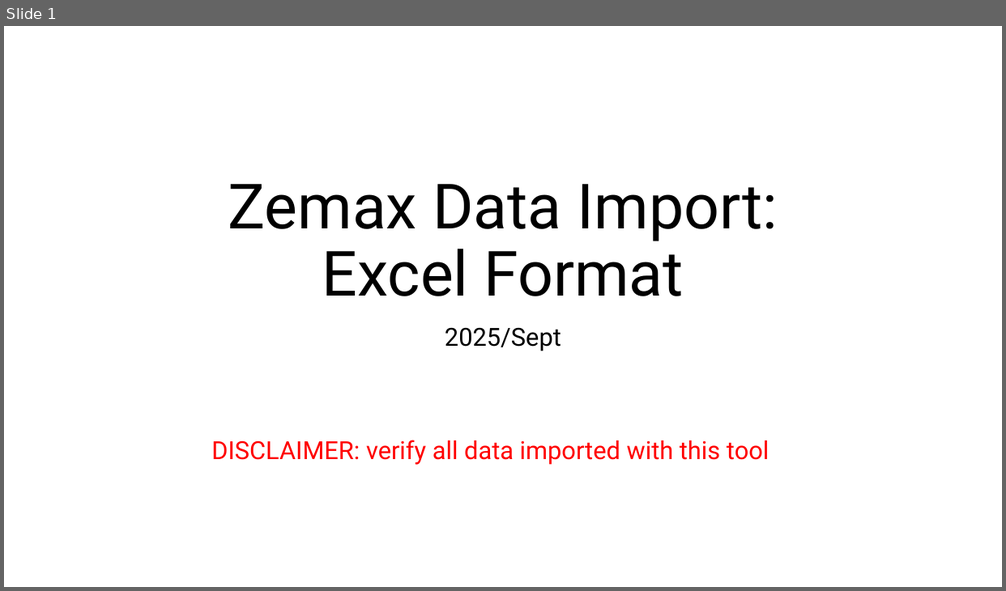
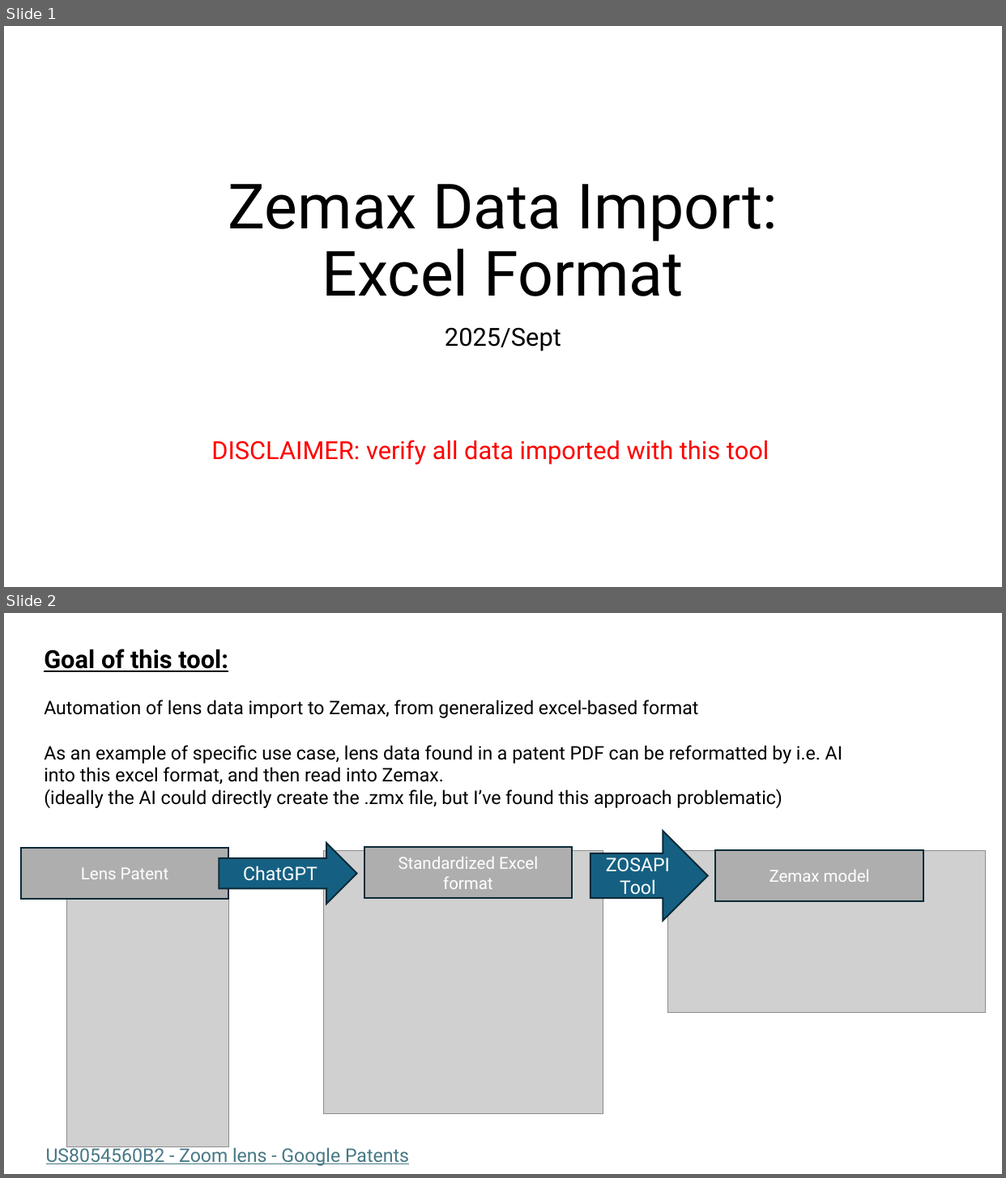
Before and after one commit to ZachDerocher/zemax-xlsx-import, a slide deck: Excel-Format-Guide.pptx. Shown one above the other, each under a label of ours: slide 1 before the commit, slides 1 and 2 after it. The pictures are 1006x591 and 1006x1178 pixels, drawn with LibreOffice and Linux fonts; fonts in the diff are those of the drawing; grey boxes stand for pictures. Boxes give left, top, right and bottom in pixels: in the first picture for what was removed or moved away, otherwise in the second. Text is boxed around its words. In the diff, an @@ line names an element or a change of style, - is before the commit and + after.

```diff
--- a/Excel-Format-Guide.pptx
+++ b/Excel-Format-Guide.pptx
@@ slide 2 added at (4, 613, 1002, 1174), background #FFFFFF @@
@@ text added at (44, 649, 842, 808), 18 pt, text #000000 @@
+Goal of this tool:
+Automation of lens data import to Zemax, from generalized excel-based format
+As an example of specific use case, lens data found in a patent PDF can be reformatted by i.e. AI into this excel format, and then read into Zemax.
+(ideally the AI could directly create the .zmx file, but I’ve found this approach problematic)
@@ right arrow added at (590, 831, 708, 921), fill #156082, outline #092A39 1.5 pt, 18 pt, text #FFFFFF @@
+ZOSAPI Tool
@@ rectangle added at (21, 848, 229, 900), fill #AEAEAE, outline #092A39 1.5 pt, 16 pt, text #FFFFFF @@
+Lens Patent
@@ right arrow added at (219, 844, 356, 905), fill #156082, outline #092A39 1.5 pt, 18 pt, text #FFFFFF @@
+ChatGPT
@@ picture added at (324, 850, 603, 1114) @@
@@ rectangle added at (364, 847, 572, 899), fill #AEAEAE, outline #092A39 1.5 pt, 16 pt, text #FFFFFF @@
+Standardized Excel format
@@ picture added at (668, 850, 986, 1013) @@
@@ rectangle added at (716, 850, 924, 902), fill #AEAEAE, outline #092A39 1.5 pt, 16 pt, text #FFFFFF @@
+Zemax model
@@ picture added at (67, 874, 229, 1148) @@
@@ text added at (46, 1145, 409, 1166), 18 pt, text #467886, underline @@
+US8054560B2 - Zoom lens - Google Patents
```
Also in this commit, not shown: 6 slides changed, 23 other files.
